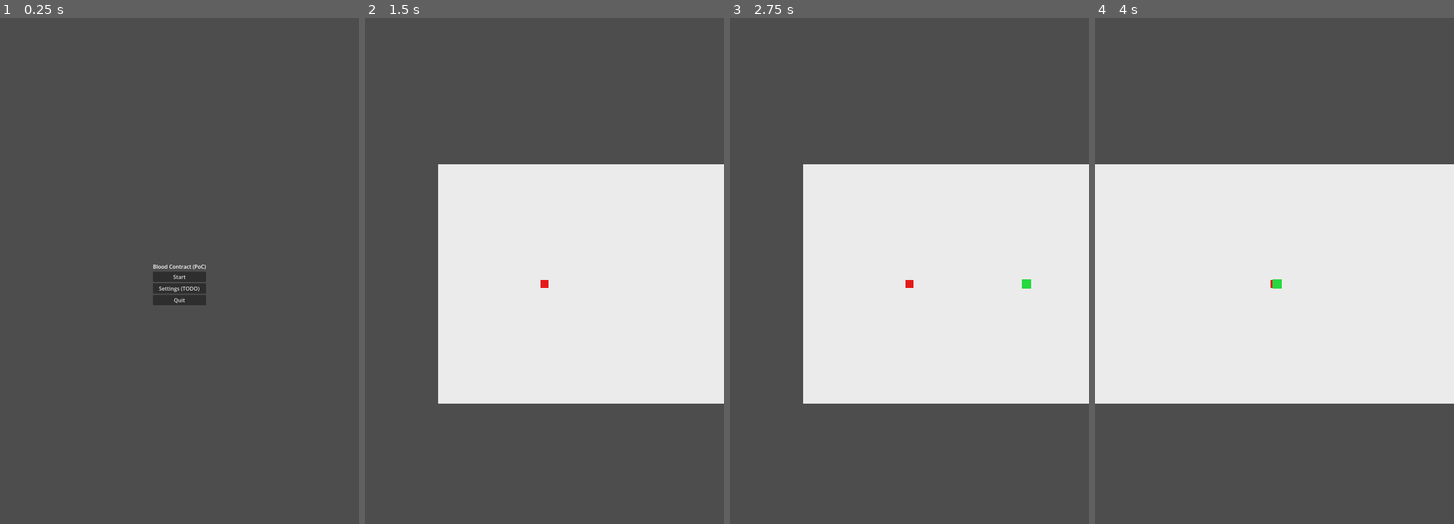
Above: before the commit, frames 1-4 (left to right).
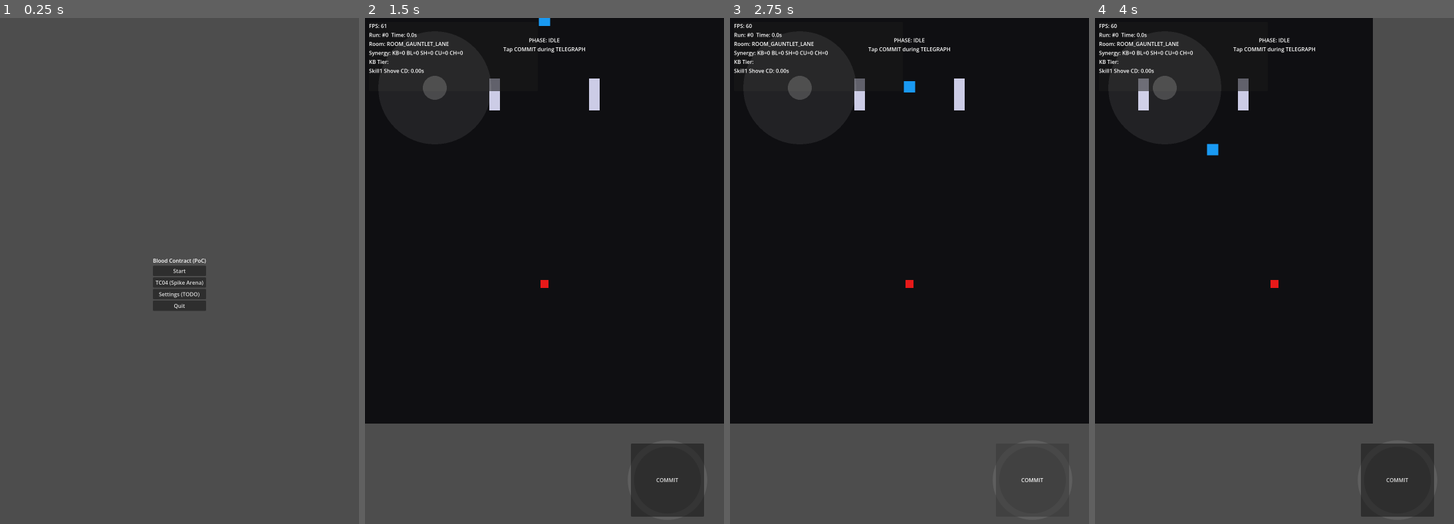
Above: after the commit, the same moments.

Repository: changha-kim/blood-contract
Game: Godot game, scene res://scenes/ui/MainMenu.tscn
Two runs of this game, one before a commit and one after it. Both use one fixed random seed, a clock stepped at 60 frames per second and the inputs below.
Inputs (mouse positions are in pixels of both pictures, inside the frame that each line leads up to):
- Up to frame 1 (0.25 s): no input
- Up to frame 2 (1.5 s): click (544, 281) at 0.5 s, where only the run after the commit has a clickable "TC04 (Spike Arena)"; click (544, 276) at 1.25 s, where only the run before the commit has a clickable "Start"
- Up to frame 3 (2.75 s): click (1031, 478) at 2 s, where only the run after the commit has a clickable "COMMIT"
- Up to frame 4 (4 s): move the mouse to (1353, 255) at 2.77 s; hold D (move_right) 2.78-3.5 s; hold F (attack_btn) 2.78-3.5 s; click (1353, 255) at 2.92 s; drag from (1202, 311) to (1274, 286) at 3.52 s

The runs differ from the first frame. In frame 1, 0.7% of the frame differs, in the area x 42-58%, y 47-58%; in frame 2, 82%, in the area x 0-100%, y 0-99%; in frame 3, 80%; in frame 4, 75%.
Error after the commit: Attempt to call function 'set_visible_telegraph' in base 'null instance' on a null instance. (res://scripts/enemies/enemy_base.gd:103)

Commit message:
TC04: add attempt logging + reset loop in spike arena

Diff:
--- a/godot/scenes/ui/MainMenu.tscn
+++ b/godot/scenes/ui/MainMenu.tscn
@@ -30,6 +30,10 @@
 layout_mode = 2
 text = "Start"
 
+[node name="TC04Button" type="Button" parent="Center/VBox"]
+layout_mode = 2
+text = "TC04 (Spike Arena)"
+
 [node name="SettingsButton" type="Button" parent="Center/VBox"]
 layout_mode = 2
 text = "Settings (TODO)"
--- a/godot/scripts/autoload/game_app.gd
+++ b/godot/scripts/autoload/game_app.gd
@@ -6,6 +6,7 @@
 const MAIN_MENU_SCENE: String = "res://scenes/ui/MainMenu.tscn"
 const TEST_ARENA_SCENE: String = "res://scenes/levels/TestArena.tscn"
 const INTENT_ARENA_SLASHER_SCENE: String = "res://scenes/levels/IntentArena_Slasher.tscn"
+const SPIKE_ARENA_GAUNTLET_LANE_SCENE: String = "res://scenes/levels/SpikeArena_GauntletLane.tscn"
 
 var _did_bootstrap: bool = false
 
@@ -39,6 +40,9 @@
 func go_to_intent_arena_slasher() -> void:
 	_get_tree_safe().change_scene_to_file(INTENT_ARENA_SLASHER_SCENE)
 
+func go_to_spike_arena_gauntlet_lane() -> void:
+	_get_tree_safe().change_scene_to_file(SPIKE_ARENA_GAUNTLET_LANE_SCENE)
+
 func _get_tree_safe() -> SceneTree:
 	var tree := get_tree()
 	assert(tree != null)
--- a/godot/scripts/levels/spike_arena_gauntlet_lane.gd
+++ b/godot/scripts/levels/spike_arena_gauntlet_lane.gd
@@ -1,9 +1,67 @@
 extends Node2D
+
+# TC04 arena: Gauntlet Lane (Charger + Spike Wall)
+# Provides lightweight attempt logging + reset loop for reproducibility counting.
 
 @onready var player: PlayerController = $Player
 @onready var charger: ChargerEnemy = $Charger
 
+var _attempt_id: int = 0
+
 func _ready() -> void:
 	if charger != null:
 		charger.target = player
+	_attempt_id = 0
 	EventLogger.log_event("room_enter", {"room": "ROOM_GAUNTLET_LANE", "run_id": RunManager.current_run_id})
+	EventLogger.log_event("tc04_session_start", {
+		"run_id": RunManager.current_run_id,
+		"room_id": "ROOM_GAUNTLET_LANE",
+		"hint": "F5=success(reset), F6=fail(reset), F7=reset(no log)",
+	})
+
+func _unhandled_input(event: InputEvent) -> void:
+	var k := event as InputEventKey
+	if k == null:
+		return
+	if not k.pressed or k.echo:
+		return
+
+	match k.keycode:
+		KEY_F5:
+			_log_tc04_attempt(true, "")
+			_reset_scene()
+		KEY_F6:
+			# Fail reason shortcut via modifier keys.
+			var reason := "other"
+			if k.shift_pressed:
+				reason = "control"
+			elif k.ctrl_pressed:
+				reason = "readability"
+			elif k.alt_pressed:
+				reason = "rules"
+			_log_tc04_attempt(false, reason)
+			_reset_scene()
+		KEY_F7:
+			_reset_scene()
+
+func _log_tc04_attempt(success: bool, fail_reason: String) -> void:
+	_attempt_id += 1
+	var payload := {
+		"run_id": RunManager.current_run_id,
+		"room_id": "ROOM_GAUNTLET_LANE",
+		"attempt_id": _attempt_id,
+		"success_bool": success,
+		"ts_msec": Time.get_ticks_msec(),
+	}
+	if not success:
+		payload["fail_reason_enum"] = fail_reason
+	EventLogger.log_event("tc04_attempt", payload)
+
+func _reset_scene() -> void:
+	EventLogger.log_event("tc04_reset", {
+		"run_id": RunManager.current_run_id,
+		"room_id": "ROOM_GAUNTLET_LANE",
+		"attempt_id": _attempt_id,
+		"ts_msec": Time.get_ticks_msec(),
+	})
+	get_tree().reload_current_scene()
--- a/godot/scripts/ui/main_menu.gd
+++ b/godot/scripts/ui/main_menu.gd
@@ -1,12 +1,14 @@
 extends Control
 
 @onready var start_button: Button = $Center/VBox/StartButton
+@onready var tc04_button: Button = $Center/VBox/TC04Button
 @onready var settings_button: Button = $Center/VBox/SettingsButton
 @onready var quit_button: Button = $Center/VBox/QuitButton
 
 func _ready() -> void:
 	Telemetry.log_event("scene_loaded", {"scene": "MainMenu"})
 	start_button.pressed.connect(_on_start_pressed)
+	tc04_button.pressed.connect(_on_tc04_pressed)
 	settings_button.pressed.connect(_on_settings_pressed)
 	quit_button.pressed.connect(_on_quit_pressed)
 
@@ -21,6 +23,17 @@
 		return
 	app.call("start_run")
 
+func _on_tc04_pressed() -> void:
+	var app := get_node_or_null("/root/GameApp") as Node
+	if app == null:
+		push_error("MainMenu: missing autoload '/root/GameApp'")
+		return
+	if app.has_method("go_to_spike_arena_gauntlet_lane"):
+		app.call("go_to_spike_arena_gauntlet_lane")
+		return
+	push_warning("MainMenu: GameApp has no spike arena route; falling back to TestArena")
+	app.call("go_to_test_arena")
+
 func _on_settings_pressed() -> void:
 	# Placeholder for M0.
 	Telemetry.log_event("ui_settings_pressed", {})
Not shown, changed: docs/PACKETS/STATE_PACKET.md
Not shown, changed: docs/PACKETS/TASK_PACKET.md
